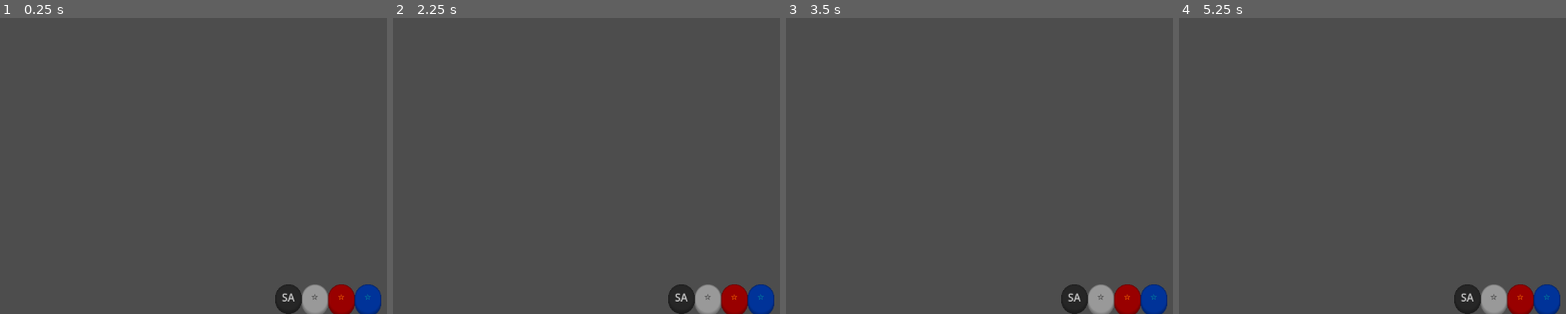
Above: before the commit, frames 1-4 (left to right).
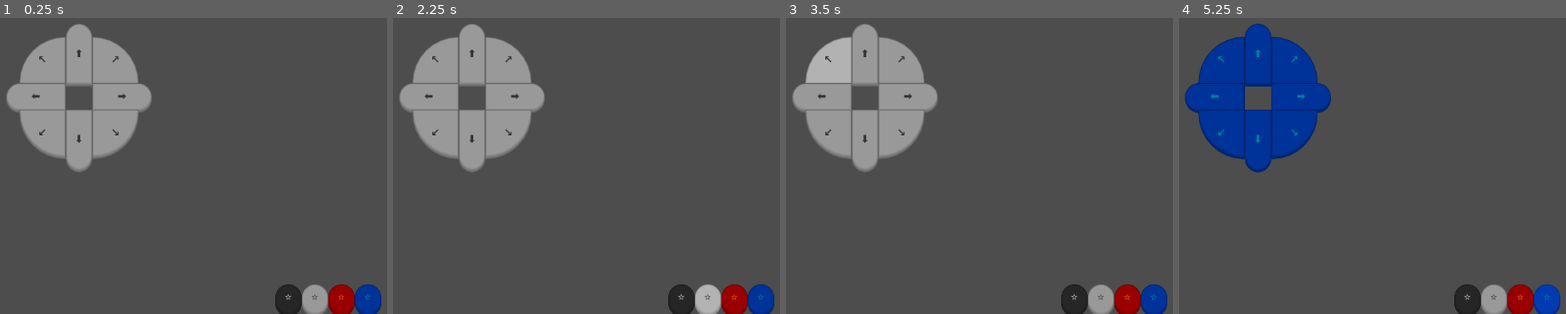
Above: after the commit, the same moments.

Repository: HawaTechnologies/virtualpad-client
Game: Godot game, scene res://main.tscn
The game is run twice, just before and just after one commit, with the same random seed, the same clock (stepped at 60 frames per second) and the same inputs.
Inputs (mouse positions are in pixels of both pictures, inside the frame that each line leads up to):
- Up to frame 1 (0.25 s): no input
- Up to frame 2 (2.25 s): click "SA" (after the commit: "⭐") at 0.5 s; click (470, 56) at 1.25 s, where only the run after the commit has a clickable "⬆"; click "⭐" at 2 s
- Up to frame 3 (3.5 s): click (828, 62) at 2.75 s, where only the run after the commit has a clickable "↖"
- Up to frame 4 (5.25 s): click "⭐" at 3.5 s; click (1295, 62) at 4.25 s, where only the run after the commit has a clickable "↗"; click "⭐" at 5 s

The runs differ from the first frame. In frame 1, 11% of the frame differs, in the area x 1-79%, y 1-100%; in frame 2, 12%; in frame 3, 11%; in frame 4, 12%, in the area x 1-99%, y 1-100%.

Commit message:
Adding the aesthetics update for the D-Pad

Diff:
--- a/Scripts/ThemedButton.gd
+++ b/Scripts/ThemedButton.gd
@@ -71,7 +71,7 @@
 
 
 func _update_color():
-	var color = get_meta("pad_color")
+	var color = get_meta("color")
 	if color in _COLORS:
 		var color_settings = _COLORS[color]
 		print("Using color:", color_settings)
@@ -99,7 +99,7 @@
 		focus.border_color = Color(0, 0, 0, 0)
 		focus.shadow_color = Color(0, 0, 0, 0)
 	else:
-		print("No pad-color (or invalid one) was set in the metadata.")
+		print("No pad-color (or invalid one) was set in the metadata:", color)
 		print("Set it to one of these values: white, black, dragon, shark.")
 
 
--- a/Scripts/ThemedButtons.gd
+++ b/Scripts/ThemedButtons.gd
@@ -4,4 +4,8 @@
 func set_button_colors_and_update(theme):
 	for child in get_tree().get_nodes_in_group("ThemedButtons"):
 		child.set_meta("color", theme)
-		child.update_appearance()
+		child.update_theme()
+
+
+func _ready():
+	set_button_colors_and_update(get_meta("default_color"))
--- a/main.tscn
+++ b/main.tscn
@@ -6,6 +6,7 @@
 [ext_resource type="Script" path="res://Scripts/ThemeButton.gd" id="2_ysceq"]
 [ext_resource type="Theme" uid="uid://bp6iovalqqgky" path="res://Styles/Themes/Shark/shark-button-miniround.tres" id="3_6ednw"]
 [ext_resource type="Script" path="res://Scripts/ThemedButtons.gd" id="5_dx1r5"]
+[ext_resource type="Script" path="res://Scripts/ThemedButton.gd" id="10_ayox1"]
 
 [node name="Pad" type="Control"]
 layout_mode = 3
@@ -15,79 +16,19 @@
 grow_horizontal = 2
 grow_vertical = 2
 
-[node name="Themes" type="Control" parent="."]
-layout_mode = 1
-anchor_left = 0.5
-anchor_top = 1.0
-anchor_right = 0.5
-anchor_bottom = 1.0
-offset_left = -80.0
-offset_top = -43.0
-offset_right = 80.0
-grow_horizontal = 2
-grow_vertical = 0
-
-[node name="Black-Small" type="Button" parent="Themes"]
-layout_mode = 1
-anchors_preset = -1
-anchor_top = 1.0
-anchor_bottom = 1.0
-offset_top = -40.0
-offset_right = 40.0
-theme = ExtResource("1_e2ulx")
-text = "SA"
-script = ExtResource("2_ysceq")
-metadata/color = "black"
-
-[node name="White-Small" type="Button" parent="Themes"]
-layout_mode = 1
-anchors_preset = -1
-anchor_top = 1.0
-anchor_bottom = 1.0
-offset_left = 40.0
-offset_top = -40.0
-offset_right = 80.0
-theme = ExtResource("1_cyruv")
-text = "⭐"
-script = ExtResource("2_ysceq")
-metadata/color = "white"
-
-[node name="Dragon-Small" type="Button" parent="Themes"]
-layout_mode = 1
-anchors_preset = -1
-anchor_top = 1.0
-anchor_bottom = 1.0
-offset_left = 80.0
-offset_top = -40.0
-offset_right = 120.0
-theme = ExtResource("2_6ol8h")
-text = "⭐"
-script = ExtResource("2_ysceq")
-metadata/color = "dragon"
-
-[node name="Shark-Small" type="Button" parent="Themes"]
-layout_mode = 1
-anchors_preset = -1
-anchor_top = 1.0
-anchor_bottom = 1.0
-offset_left = 120.0
-offset_top = -40.0
-offset_right = 160.0
-theme = ExtResource("3_6ednw")
-text = "⭐"
-script = ExtResource("2_ysceq")
-metadata/color = "shark"
-
 [node name="Buttons" type="Control" parent="."]
 layout_mode = 1
+anchors_preset = 15
 anchor_right = 1.0
 anchor_bottom = 1.0
 grow_horizontal = 2
 grow_vertical = 2
 script = ExtResource("5_dx1r5")
+metadata/default_color = "white"
 
 [node name="D-Pad" type="Control" parent="Buttons"]
 layout_mode = 1
+anchors_preset = 4
 anchor_top = 0.5
 anchor_bottom = 0.5
 offset_top = -174.0
@@ -95,8 +36,153 @@
 offset_bottom = 174.0
 grow_vertical = 2
 
+[node name="Up" type="Button" parent="Buttons/D-Pad"]
+layout_mode = 1
+anchors_preset = -1
+anchor_left = 0.5
+anchor_top = 0.5
+anchor_right = 0.5
+anchor_bottom = 0.5
+offset_left = -20.0
+offset_top = -110.0
+offset_right = 20.0
+offset_bottom = -20.0
+grow_horizontal = 2
+grow_vertical = 2
+text = "	⬆"
+script = ExtResource("10_ayox1")
+metadata/shape = "pad-up"
+metadata/color = "white"
+
+[node name="Up-Left" type="Button" parent="Buttons/D-Pad"]
+layout_mode = 1
+anchors_preset = -1
+anchor_left = 0.5
+anchor_top = 0.5
+anchor_right = 0.5
+anchor_bottom = 0.5
+offset_left = -90.0
+offset_top = -90.0
+offset_right = -20.0
+offset_bottom = -20.0
+grow_horizontal = 2
+grow_vertical = 2
+text = "↖"
+script = ExtResource("10_ayox1")
+metadata/shape = "pad-up-left"
+metadata/color = "white"
+
+[node name="Up-Right" type="Button" parent="Buttons/D-Pad"]
+layout_mode = 1
+anchors_preset = -1
+anchor_left = 0.5
+anchor_top = 0.5
+anchor_right = 0.5
+anchor_bottom = 0.5
+offset_left = 20.0
+offset_top = -90.0
+offset_right = 90.0
+offset_bottom = -20.0
+grow_horizontal = 2
+grow_vertical = 2
+text = "↗"
+script = ExtResource("10_ayox1")
+metadata/shape = "pad-up-right"
+metadata/color = "white"
+
+[node name="Left" type="Button" parent="Buttons/D-Pad"]
+layout_mode = 1
+anchors_preset = -1
+anchor_left = 0.5
+anchor_top = 0.5
+anchor_right = 0.5
+anchor_bottom = 0.5
+offset_left = -110.0
+offset_top = -20.0
+offset_right = -20.0
+offset_bottom = 20.0
+grow_horizontal = 2
+grow_vertical = 2
+text = "⬅"
+script = ExtResource("10_ayox1")
+metadata/shape = "pad-left"
+metadata/color = "white"
+
+[node name="Right" type="Button" parent="Buttons/D-Pad"]
+layout_mode = 1
+anchors_preset = -1
+anchor_left = 0.5
+anchor_top = 0.5
+anchor_right = 0.5
+anchor_bottom = 0.5
+offset_left = 20.0
+offset_top = -20.0
+offset_right = 110.0
+offset_bottom = 20.0
+grow_horizontal = 2
+grow_vertical = 2
+text = "➡"
+script = ExtResource("10_ayox1")
+metadata/shape = "pad-right"
+metadata/color = "white"
+
+[node name="Down-Left" type="Button" parent="Buttons/D-Pad"]
+layout_mode = 1
+anchors_preset = -1
+anchor_left = 0.5
+anchor_top = 0.5
+anchor_right = 0.5
+anchor_bottom = 0.5
+offset_left = -90.0
+offset_top = 20.0
+offset_right = -20.0
+offset_bottom = 90.0
+grow_horizontal = 2
+grow_vertical = 2
+text = "↙"
+script = ExtResource("10_ayox1")
+metadata/shape = "pad-down-left"
+metadata/color = "white"
+
+[node name="Down-Right" type="Button" parent="Buttons/D-Pad"]
+layout_mode = 1
+anchors_preset = -1
+anchor_left = 0.5
+anchor_top = 0.5
+anchor_right = 0.5
+anchor_bottom = 0.5
+offset_left = 20.0
+offset_top = 20.0
+offset_right = 90.0
+offset_bottom = 90.0
+grow_horizontal = 2
+grow_vertical = 2
+text = "↘"
+script = ExtResource("10_ayox1")
+metadata/shape = "pad-down-right"
+metadata/color = "white"
+
+[node name="Down" type="Button" parent="Buttons/D-Pad"]
+layout_mode = 1
+anchors_preset = -1
+anchor_left = 0.5
+anchor_top = 0.5
+anchor_right = 0.5
+anchor_bottom = 0.5
+offset_left = -20.0
+offset_top = 20.0
+offset_right = 20.0
+offset_bottom = 110.0
+grow_horizontal = 2
+grow_vertical = 2
+text = "⬇"
+script = ExtResource("10_ayox1")
+metadata/shape = "pad-down"
+metadata/color = "white"
+
 [node name="Actions" type="Control" parent="Buttons"]
 layout_mode = 1
+anchors_preset = 6
 anchor_left = 1.0
 anchor_top = 0.5
 anchor_right = 1.0
@@ -109,12 +195,14 @@
 
 [node name="Shoulders" type="Control" parent="Buttons"]
 layout_mode = 1
+anchors_preset = 10
 anchor_right = 1.0
 offset_bottom = 150.0
 grow_horizontal = 2
 
 [node name="Analogs" type="Control" parent="Buttons"]
 layout_mode = 1
+anchors_preset = 7
 anchor_left = 0.5
 anchor_top = 1.0
 anchor_right = 0.5
@@ -128,9 +216,75 @@
 
 [node name="Main" type="Control" parent="Buttons"]
 layout_mode = 1
+anchors_preset = 15
 anchor_right = 1.0
 anchor_bottom = 1.0
 offset_left = 400.0
 offset_top = 250.0
 offset_right = -400.0
 offset_bottom = -250.0
+
+[node name="Themes" type="Control" parent="."]
+layout_mode = 1
+anchors_preset = 7
+anchor_left = 0.5
+anchor_top = 1.0
+anchor_right = 0.5
+anchor_bottom = 1.0
+offset_left = -80.0
+offset_top = -43.0
+offset_right = 80.0
+grow_horizontal = 2
+grow_vertical = 0
+
+[node name="Black-Small" type="Button" parent="Themes"]
+layout_mode = 1
+anchors_preset = -1
+anchor_top = 1.0
+anchor_bottom = 1.0
+offset_top = -40.0
+offset_right = 40.0
+theme = ExtResource("1_e2ulx")
+text = "⭐
+"
+script = ExtResource("2_ysceq")
+metadata/color = "black"
+
+[node name="White-Small" type="Button" parent="Themes"]
+layout_mode = 1
+anchors_preset = -1
+anchor_top = 1.0
+anchor_bottom = 1.0
+offset_left = 40.0
+offset_top = -40.0
+offset_right = 80.0
+theme = ExtResource("1_cyruv")
+text = "⭐"
+script = ExtResource("2_ysceq")
+metadata/color = "white"
+
+[node name="Dragon-Small" type="Button" parent="Themes"]
+layout_mode = 1
+anchors_preset = -1
+anchor_top = 1.0
+anchor_bottom = 1.0
+offset_left = 80.0
+offset_top = -40.0
+offset_right = 120.0
+theme = ExtResource("2_6ol8h")
+text = "⭐"
+script = ExtResource("2_ysceq")
+metadata/color = "dragon"
+
+[node name="Shark-Small" type="Button" parent="Themes"]
+layout_mode = 1
+anchors_preset = -1
+anchor_top = 1.0
+anchor_bottom = 1.0
+offset_left = 120.0
+offset_top = -40.0
+offset_right = 160.0
+theme = ExtResource("3_6ednw")
+text = "⭐"
+script = ExtResource("2_ysceq")
+metadata/color = "shark"
Not shown: 1 places in main.tscn that only renumber resources
